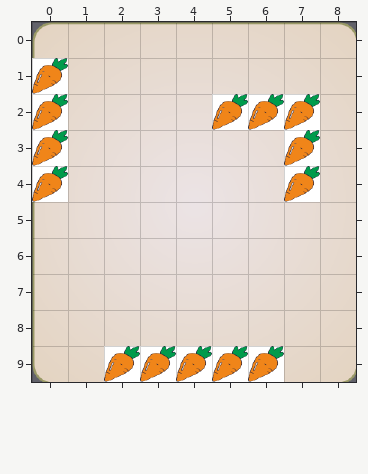
Two versions of a level (Tiled map, HungryGame/proj.win32/map/GameMap.tmx). Above, as it was before the edit.
Cells are 48x48 px. Shown: x 0..8, y 0..9.
Once edited:
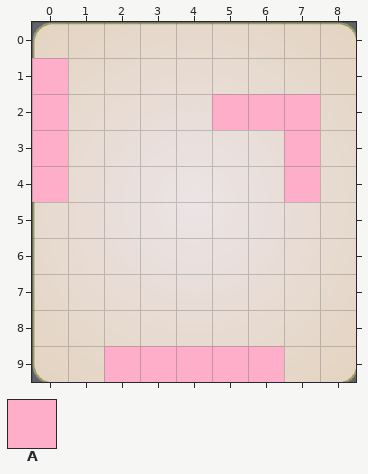
Key: from "MetaInfo": A 0.
_ is an empty cell.
Tiles of an added or newly shown layer are drawn over the layers below it.
Edits made:
Layer "Items" (added):
y 1: x 0 _ -> A
y 2: x 0 _ -> A; x 5..7 ___ -> AAA
y 3..4: x 0 _ -> A; x 7 _ -> A
y 9: x 2..6 _____ -> AAAAA
Changed places in both pictures, as pixel boxes (x1, y1, x2, y2):
added: (32, 58, 68, 202)
added: (212, 94, 320, 202)
added: (104, 346, 284, 382)
